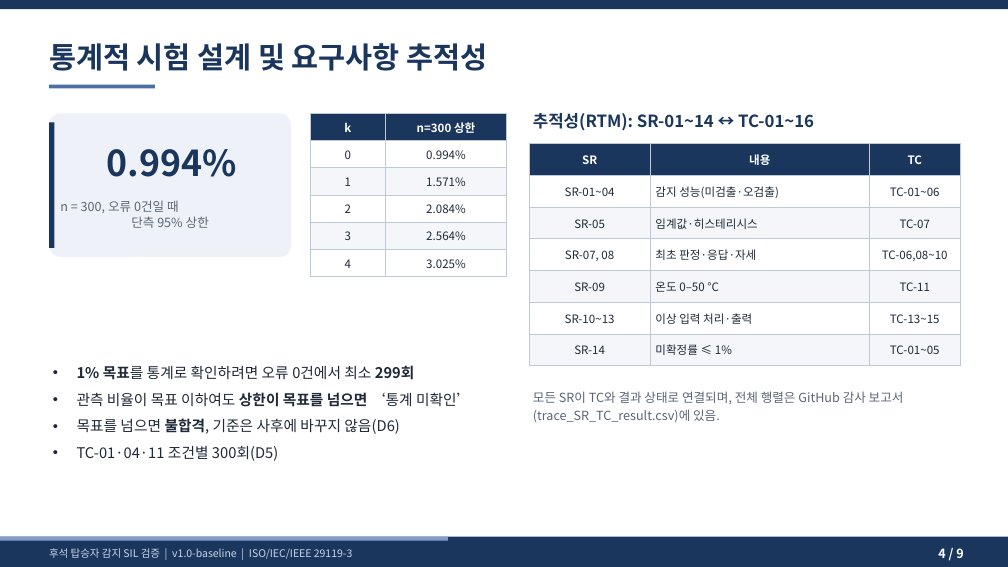
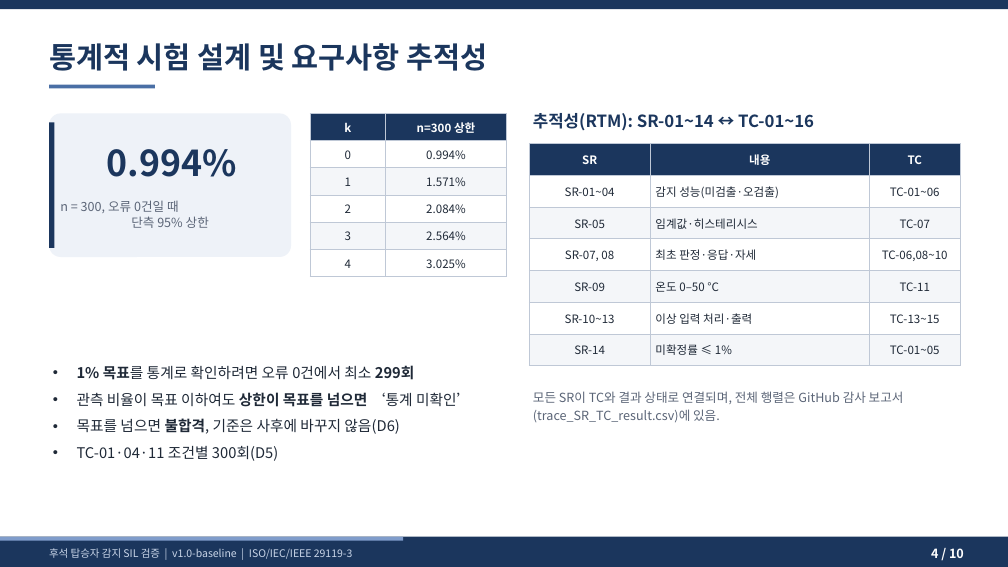
Before and after one commit to yooksoo828-prog/rear-seat-occupant-sil-verification, a slide deck: slide 4 of deliverables/후석탑승자감지_SIL검증_발표자료_v1.0.pptx. Drawn at 1008x567 pixels with LibreOffice and Linux fonts; fonts in the diff are those of the drawing. Boxes give left, top, right and bottom in pixels: in the first picture for what was removed or moved away, otherwise in the second. Text is boxed around its words. In the diff, an @@ line names an element or a change of style, - is before the commit and + after.

```diff
--- a/deliverables/후석탑승자감지_SIL검증_발표자료_v1.0.pptx
+++ b/deliverables/후석탑승자감지_SIL검증_발표자료_v1.0.pptx
@@ rectangle resized from (x1=0, y1=537, x2=448, y2=541) to (x1=0, y1=537, x2=403, y2=541) @@
@@ text at (x1=931, y1=548, x2=964, y2=558): text changed @@
-4 / 9
+4 / 10
```
Also in this commit, not shown: 8 other slides changed, 1 slide added, 6 other files.
